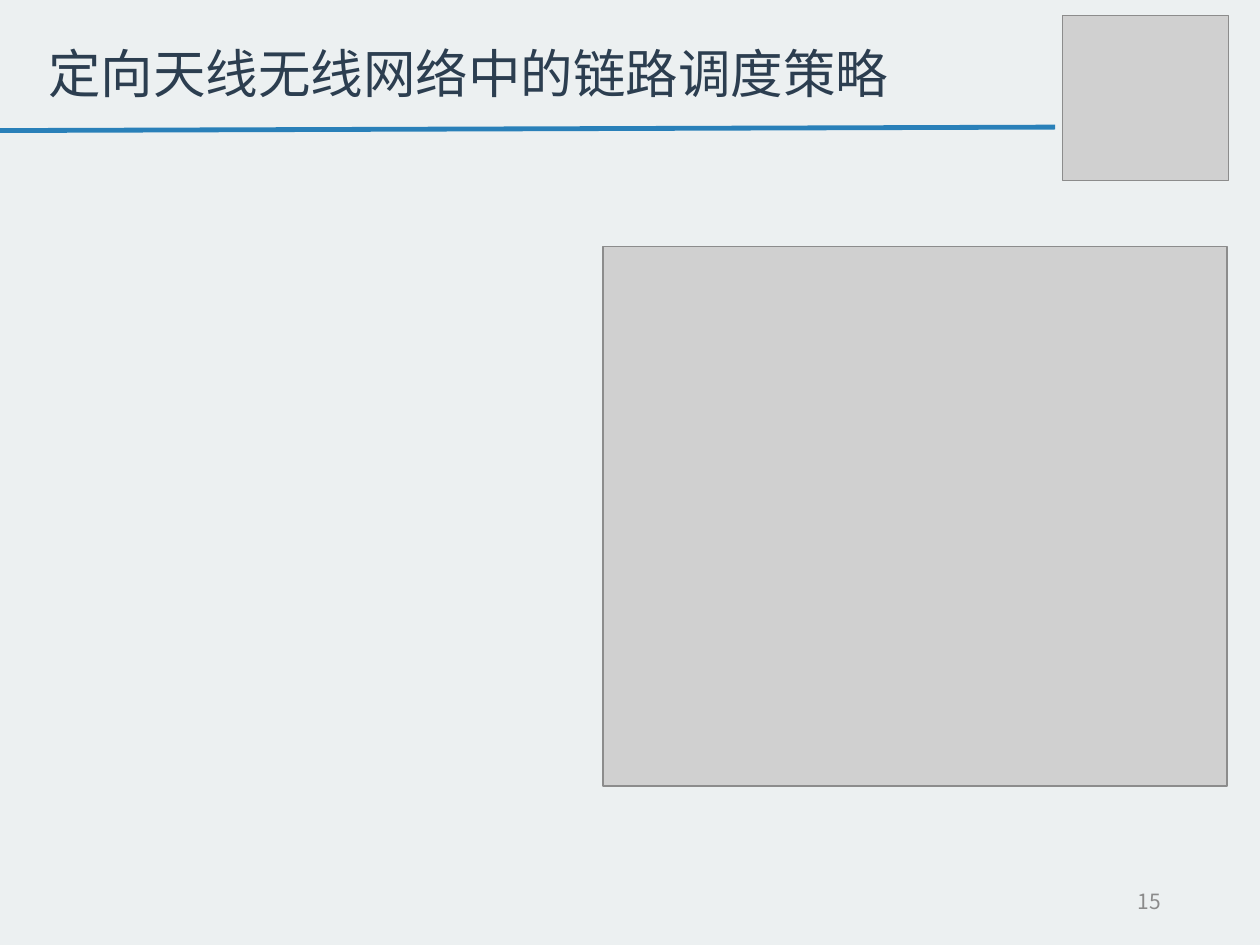
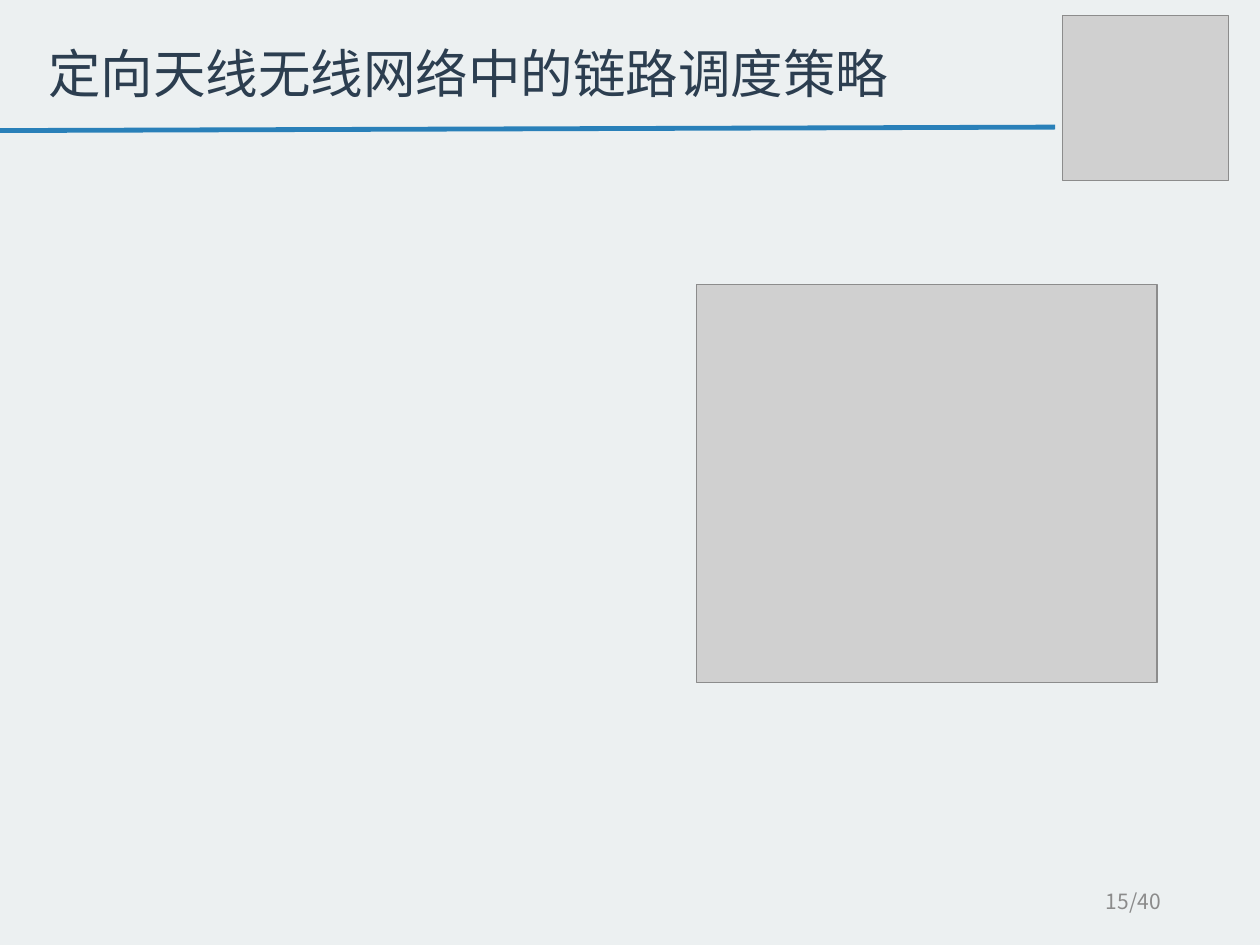
Before and after one commit to tangzhaoshu/playground, a slide deck: slide 15 of ResearchWork/毕业答辩--唐兆树.pptx. Drawn at 1260x945 pixels with LibreOffice and Linux fonts; fonts in the diff are those of the drawing; grey boxes stand for pictures. Boxes give left, top, right and bottom in pixels: in the first picture for what was removed or moved away, otherwise in the second. Text is boxed around its words. In the diff, an @@ line names an element or a change of style, - is before the commit and + after.

```diff
--- a/ResearchWork/毕业答辩--唐兆树.pptx
+++ b/ResearchWork/毕业答辩--唐兆树.pptx
@@ picture: place and size @@
-picture at bbox=[602, 247, 1226, 786]
+picture at bbox=[697, 285, 1157, 683]
@@ text at bbox=[1106, 892, 1161, 913]: text changed @@
-15
+15/40
```
Also in this commit, not shown: 23 other slides changed, 1 slide added, 18 other files.
